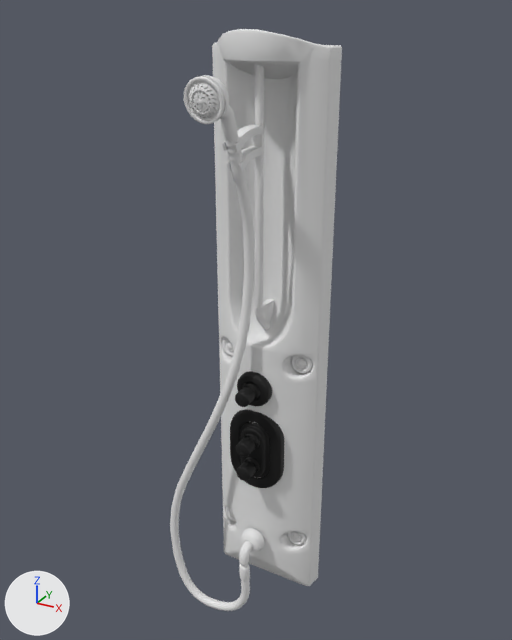
One commit to the OBJ model model.obj: the scene before it, then after it.
Both versions are drawn from a 50 mm lens placed at (0.859, -1.363, 0.901), pointed at (0.093, 0.029, 0.205). Every picture has the same lights, and +X, +Y and +Z are marked at lower left. Where no turn or scale is listed for an object, it has been applied to the vertices.

Before the edit, the objects in view are built like this:
```python
ob_obj_01_untitled_002 = bpy.data.objects.new('obj_01_Untitled.002', me_obj_01_untitled_002)
ob_obj_01_untitled_002.location = (0.0, 0.0, 0.0)
ob_obj_04_untitled_001 = bpy.data.objects.new('obj_04_Untitled.001', me_obj_04_untitled_001)
ob_obj_04_untitled_001.location = (0.0, 0.0, 0.0)
ob_obj_05_untitled_004 = bpy.data.objects.new('obj_05_Untitled.004', me_obj_05_untitled_004)
ob_obj_05_untitled_004.location = (0.0, 0.0, 0.0)
ob_obj_06_untitled_003 = bpy.data.objects.new('obj_06_Untitled.003', me_obj_06_untitled_003)
ob_obj_06_untitled_003.location = (0.0, 0.0, 0.0)
# also in view: 'obj_02_Untitled' at (0.105, 0.061, -0.165)
```
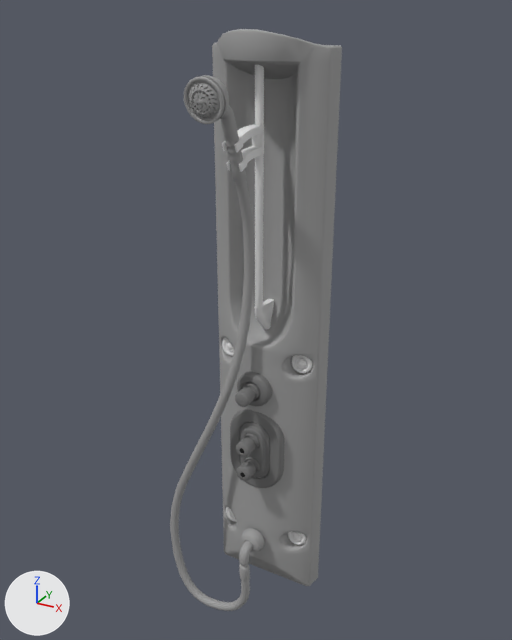
Boxes [x1, y1, x2, y2] around the edits, measured in the pictures (512 x 640 px):
'obj_01_Untitled.002', recoloured: [212, 29, 342, 586] in both
'obj_05_Untitled.004', recoloured: [170, 75, 265, 611] in both
'obj_04_Untitled.001', recoloured (black to grey): [230, 371, 284, 488] in both

The change, as a list of edits to the scene's bpy script:
```text
Change mat_material__107_slot__1:
    mat_material__107_slot__1.base_color: (0.0, 0.0, 0.0) -> (0.176, 0.176, 0.176)  # black #000000 -> grey #747474
Add mat_material__107_slot__1_001:
    mat_material__107_slot__1_001 = principled_material('Material_#107_Slot_#1.001')
    mat_material__107_slot__1_001.base_color = (0.336, 0.336, 0.336)  # grey #9d9d9d
    mat_material__107_slot__1_001.roughness = 0.693
Add mat_material:
    mat_material = principled_material('Material')
    mat_material.base_color = (0.351, 0.351, 0.351)  # grey #a0a0a0
    mat_material.roughness = 0.69
Change me_obj_01_untitled_002:
    where me_obj_01_untitled_002.from_pydata(...)  # 915 vertices, 1784 faces; spans x -0.045..0.255, y -0.032..0.104, z -0.606..0.863
    remove me_obj_01_untitled_002.materials.append(mat_none)  # white #e7e7e7
    add me_obj_01_untitled_002.materials.append(mat_material)  # grey #a0a0a0
Change me_obj_05_untitled_004:
    where me_obj_05_untitled_004.from_pydata(...)  # 8588 vertices, 17046 faces; spans x -0.14..0.149, y -0.209..0.029, z -0.697..0.788
    remove me_obj_05_untitled_004.materials.append(mat_none)  # white #e7e7e7
    add me_obj_05_untitled_004.materials.append(mat_material__107_slot__1_001)  # grey #9d9d9d
```
